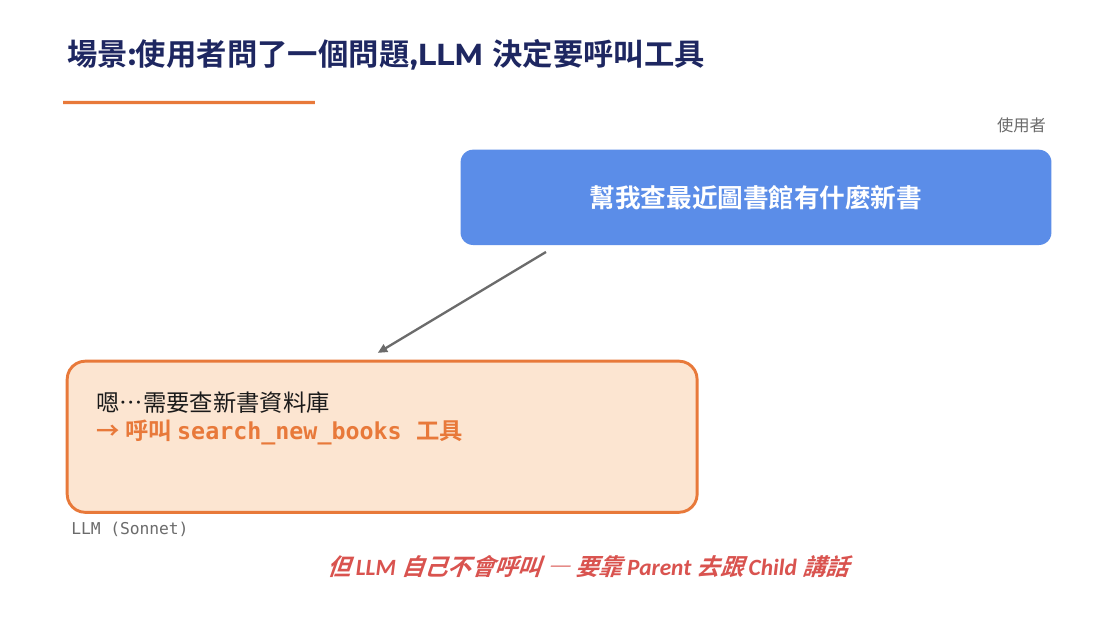
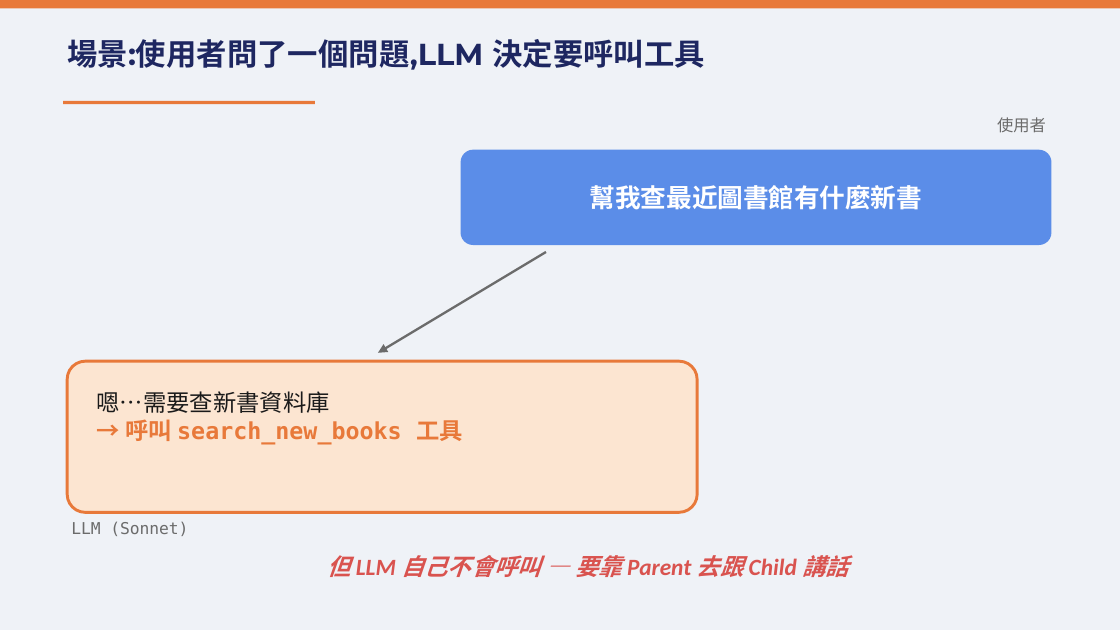
Before and after one commit to mjib007/nchu-mcp-workshop-2026, a slide deck: slide 11 of 02-how-mcp-works.pptx. Drawn at 1120x630 pixels with LibreOffice and Linux fonts; fonts in the diff are those of the drawing. Boxes give left, top, right and bottom in pixels: in the first picture for what was removed or moved away, otherwise in the second. Text is boxed around its words. In the diff, an @@ line names an element or a change of style, - is before the commit and + after.

```diff
--- a/02-how-mcp-works.pptx
+++ b/02-how-mcp-works.pptx
@@ rectangle added at bbox=[0, 0, 1120, 629], fill #EFF2F7 @@
@@ rectangle added at bbox=[0, 0, 1120, 8], fill #E8793A @@
```
Also in this commit, not shown: 15 other slides changed, 1 other file.
